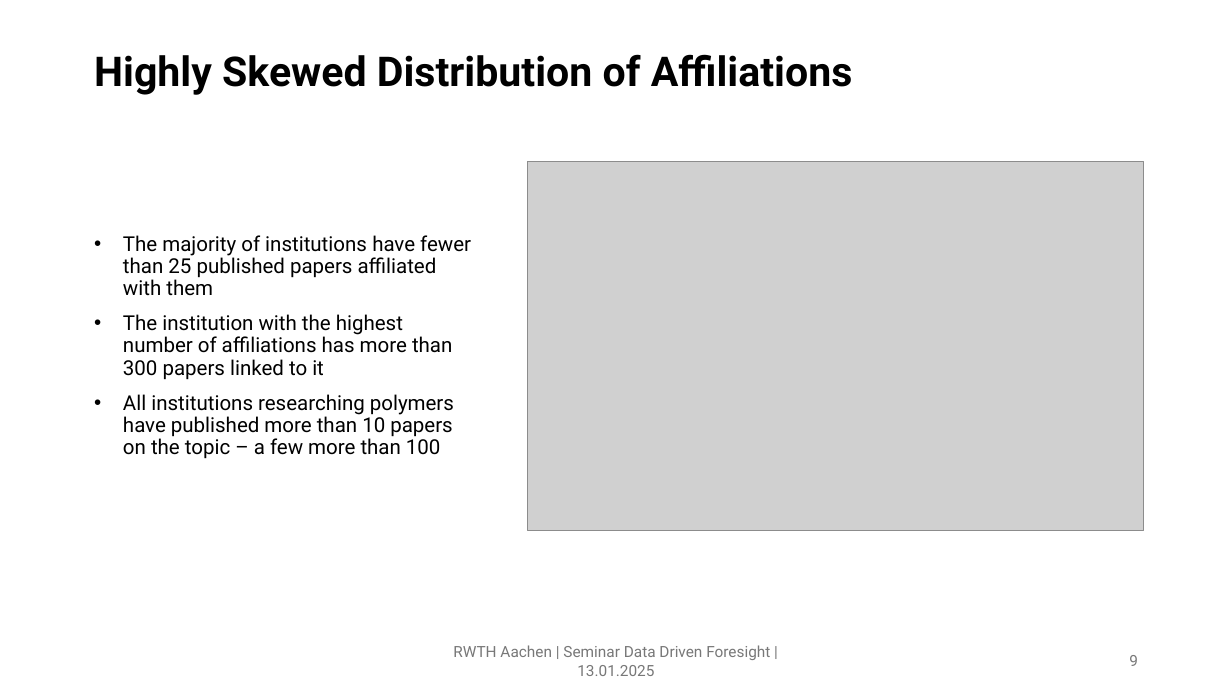
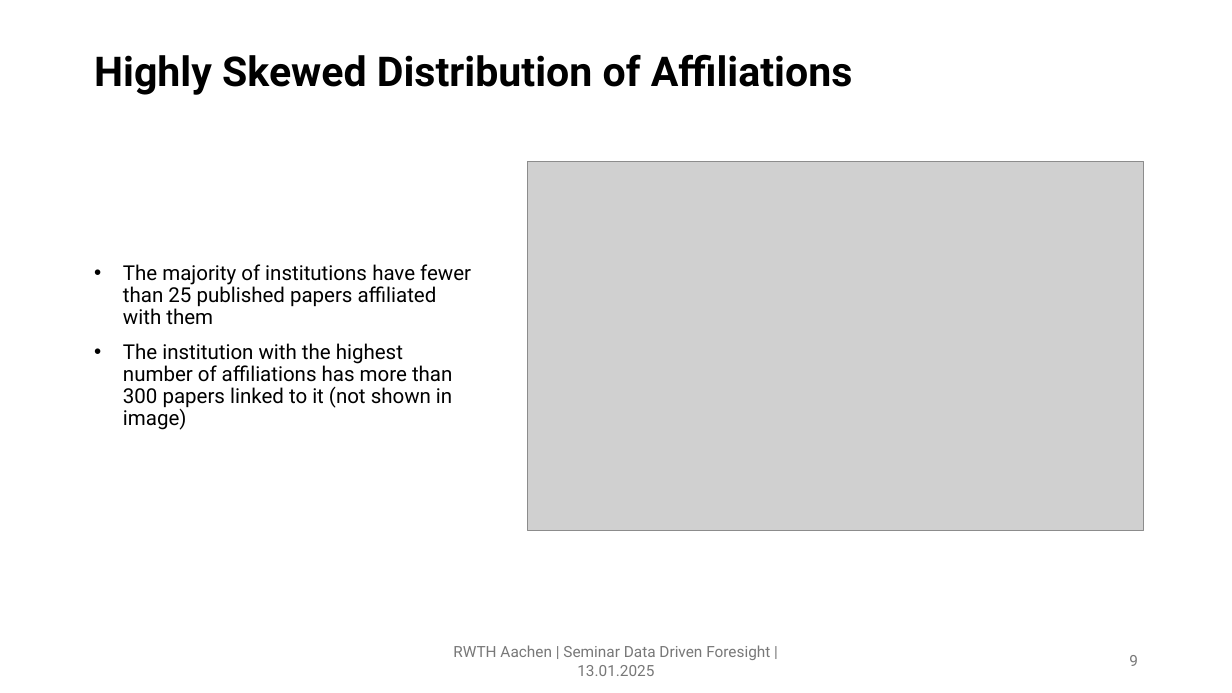
Before and after one commit to GMPuntigam/DataDrivenForesight, a slide deck: slide 9 of presentation/DataDrivenForesight.pptx. Drawn at 1232x693 pixels with LibreOffice and Linux fonts; fonts in the diff are those of the drawing; grey boxes stand for pictures. Boxes give left, top, right and bottom in pixels: in the first picture for what was removed or moved away, otherwise in the second. Text is boxed around its words. In the diff, an @@ line names an element or a change of style, - is before the commit and + after.

```diff
--- a/presentation/DataDrivenForesight.pptx
+++ b/presentation/DataDrivenForesight.pptx
@@ text at box(123, 343, 452, 430): text changed @@
-• The institution with the highest number of affiliations has more than 300 papers linked to it
-• All institutions researching polymers have published more than 10 papers on the topic – a few more than 100
+• The institution with the highest number of affiliations has more than 300 papers linked to it (not shown in image)
```
Also in this commit, not shown: 1 other slide changed, 5 other files.
